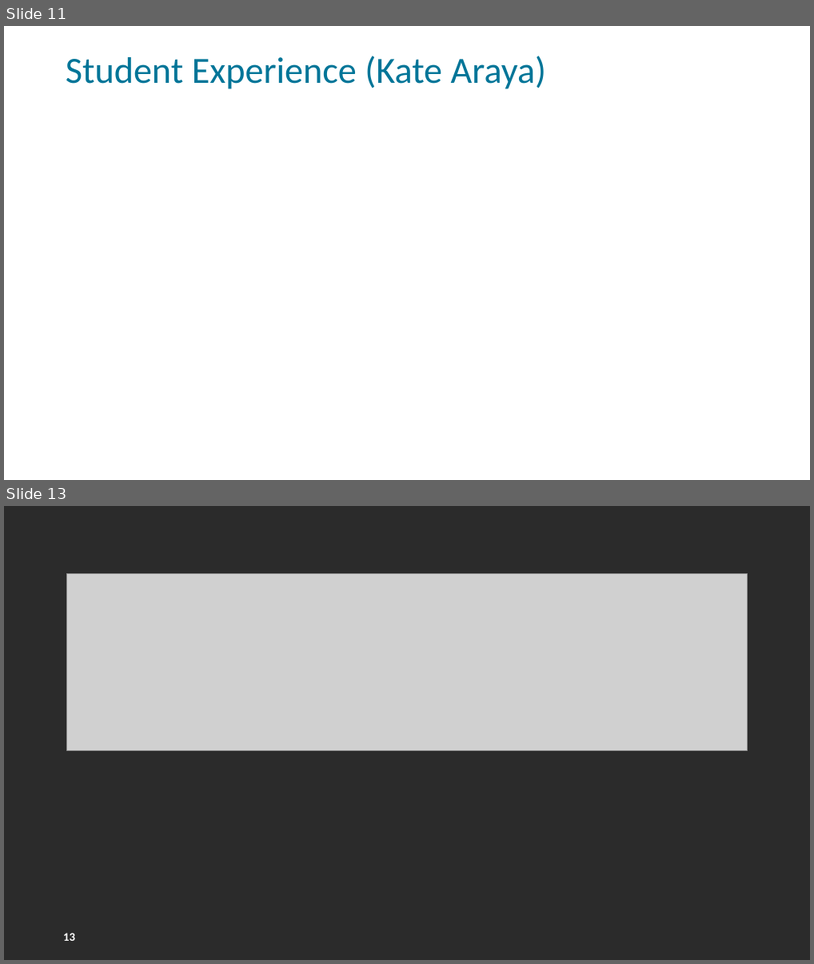
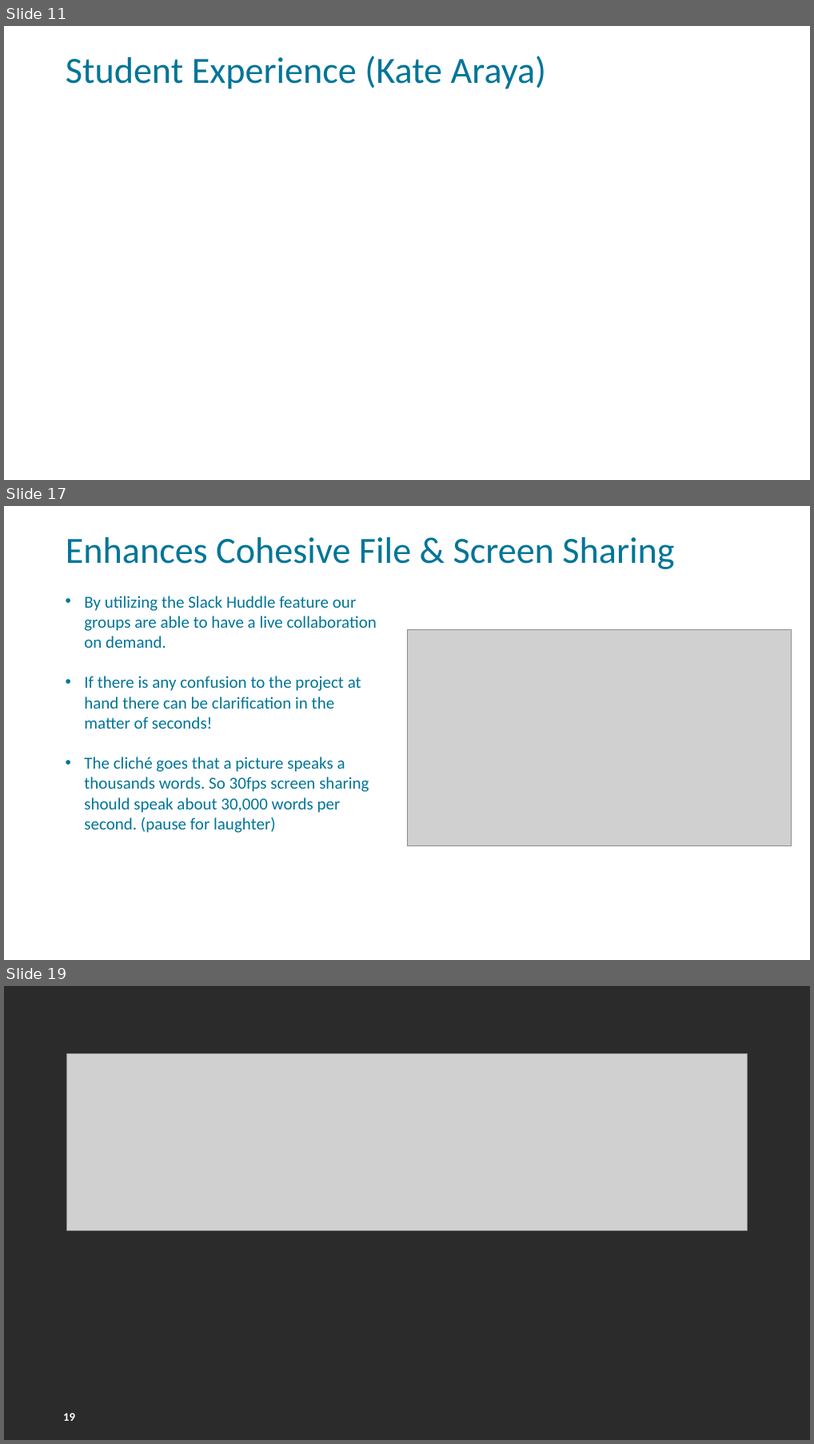
Before and after one commit to FSCJ-FacultyDev/HITEC2024, a slide deck: LeveragingSlackForStudentCollaboration.pptx. Shown one above the other, each under a label of ours: slides 11 and 13 before the commit, slides 11, 17 and 19 after it; the slides between them are not shown. The pictures are 814x964 and 814x1444 pixels, drawn with LibreOffice and Linux fonts; fonts in the diff are those of the drawing; grey boxes stand for pictures; background and template pictures are left out; a plain dark background stands for a picture behind light text. Boxes give left, top, right and bottom in pixels: in the first picture for what was removed or moved away, otherwise in the second. Text is boxed around its words. In the diff, an @@ line names an element or a change of style, - is before the commit and + after.

```diff
--- a/LeveragingSlackForStudentCollaboration.pptx
+++ b/LeveragingSlackForStudentCollaboration.pptx
@@ slide 17 added at [4, 506, 810, 960], background picture (left out); not listed: 1 template element that a slide beside it also shows @@
@@ title added at [66, 537, 674, 569], 44 pt, text #007598 @@
+Enhances Cohesive File & Screen Sharing
@@ text added at [84, 596, 377, 832], 20 pt, text #007598 @@
+• By utilizing the Slack Huddle feature our groups are able to have a live collaboration on demand.
+• If there is any confusion to the project at hand there can be clarification in the matter of seconds!
+• The cliché goes that a picture speaks a thousands words. So 30fps screen sharing should speak about 30,000 words per second. (pause for laughter)
@@ picture added at [407, 629, 792, 846] @@
@@ what was slide 13 is now slide 19 @@
@@ page number at [63, 1412, 75, 1420]: text changed @@
-13
+19
```
Also in this commit, not shown: 6 other slides added, 1 slide removed.
